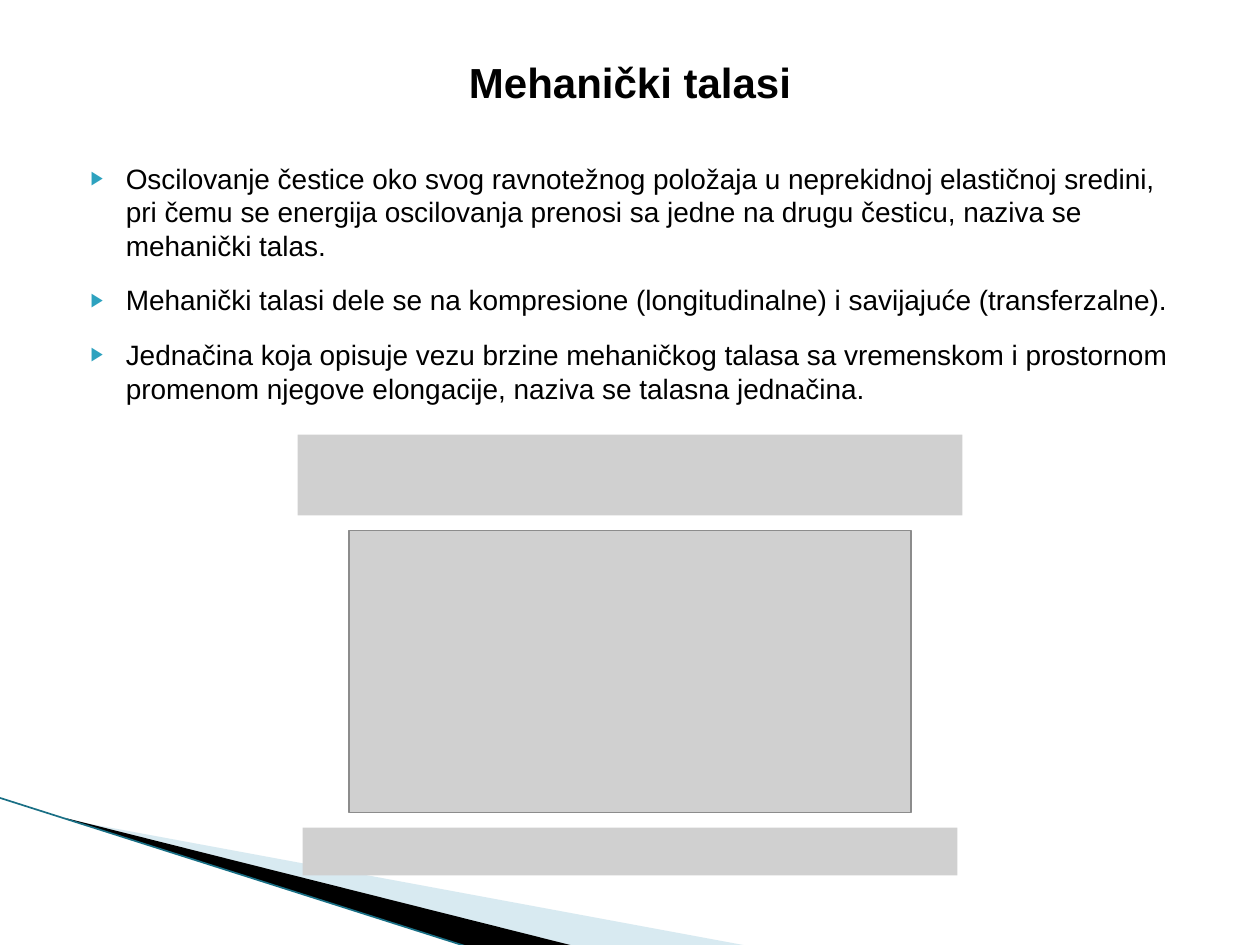
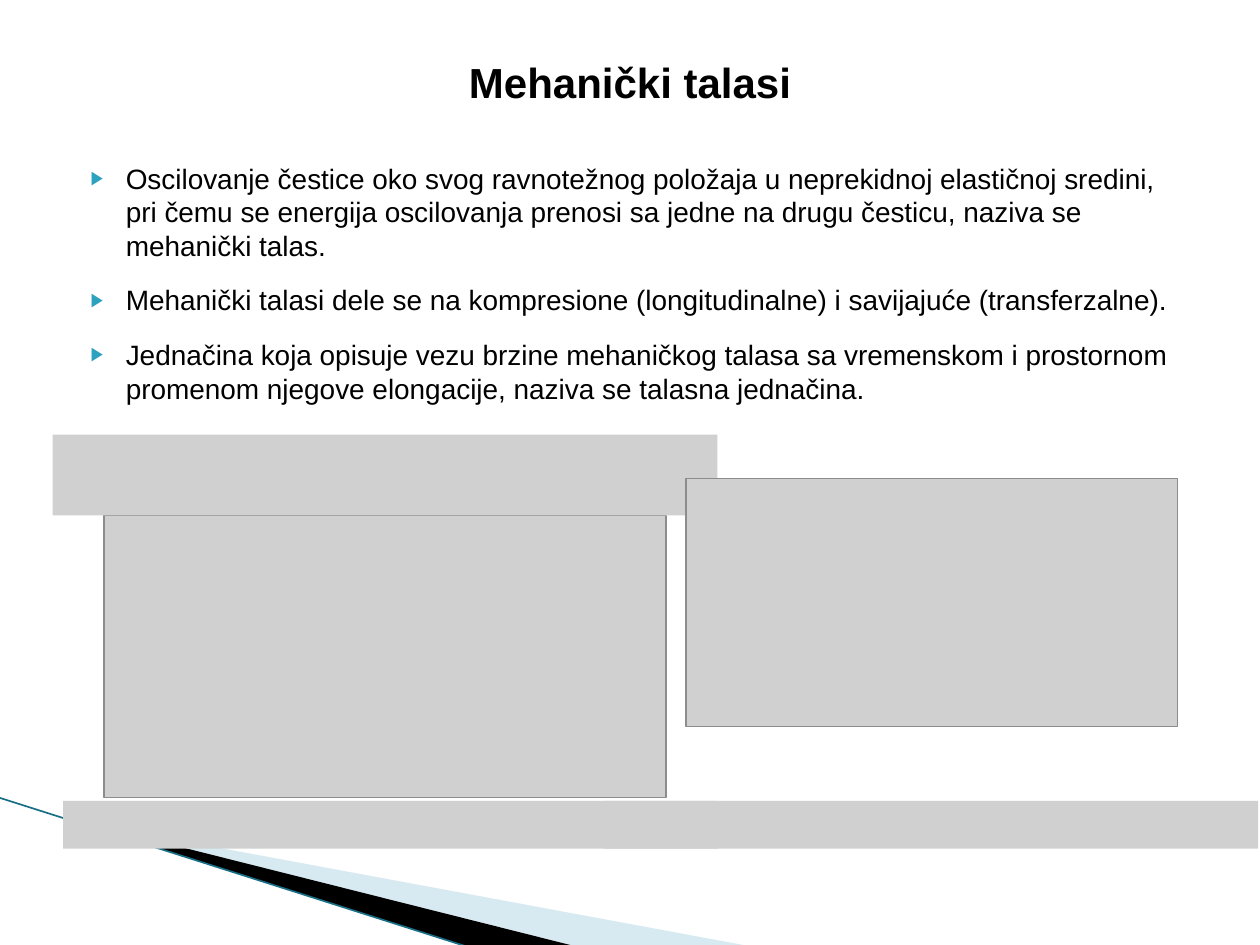
Before and after one commit to nikolaristic1995/Choice_Maker, a slide deck: slide 4 of Master rad/prezentacija/Master rad.pptx. Drawn at 1260x945 pixels with LibreOffice and Linux fonts; fonts in the diff are those of the drawing; grey boxes stand for pictures; background and template pictures are left out. Boxes give left, top, right and bottom in pixels: in the first picture for what was removed or moved away, otherwise in the second. Text is boxed around its words. In the diff, an @@ line names an element or a change of style, - is before the commit and + after.

```diff
--- a/Master rad/prezentacija/Master rad.pptx
+++ b/Master rad/prezentacija/Master rad.pptx
@@ picture: place and size @@
-picture at [297,435,963,515]
+picture at [53,435,718,515]
@@ picture added at [685,479,1177,727] @@
@@ picture: place and size @@
-picture at [349,530,911,813]
+picture at [105,515,667,798]
@@ picture added at [63,801,718,849] @@
@@ picture added at [604,801,1259,849] @@
@@ picture removed at [302,828,958,876] @@
```
Also in this commit, not shown: 1 other slide changed, 3 other files.
